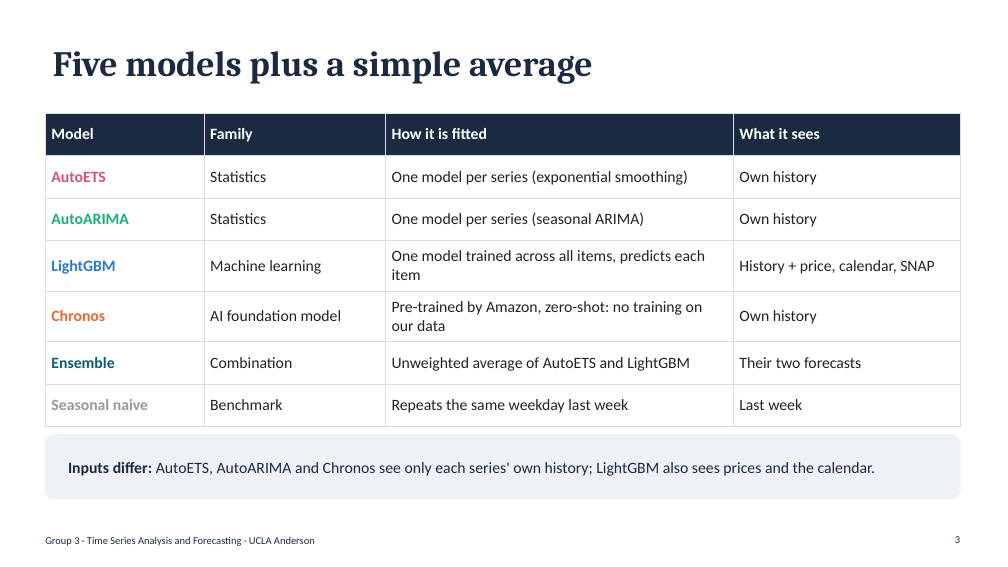
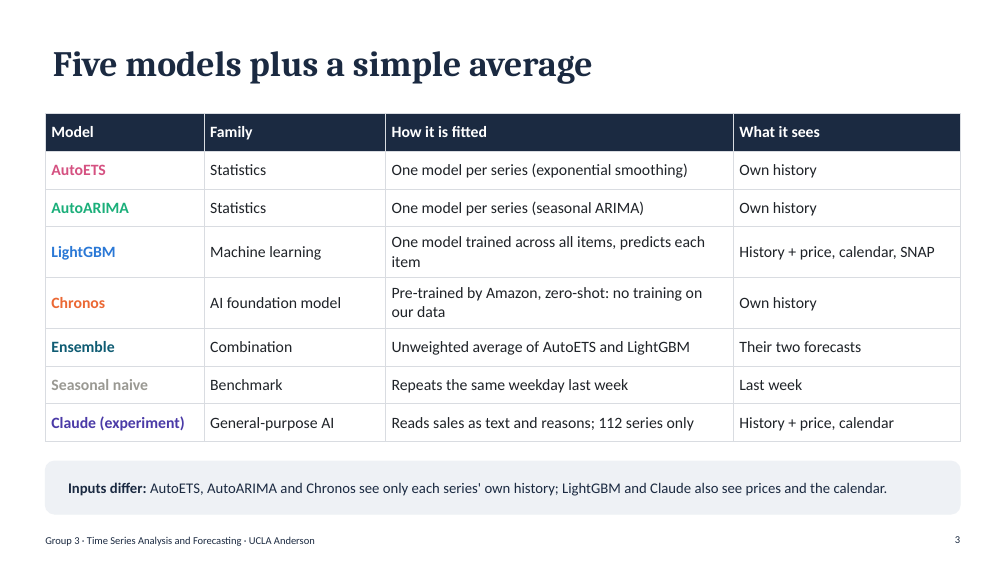
Before and after one commit to shihan-2002/m5-forecast-to-profit, a slide deck: slide 3 of presentation/Group3_Forecasting_Presentation.pptx. Drawn at 1008x567 pixels with LibreOffice and Linux fonts; fonts in the diff are those of the drawing. Boxes give left, top, right and bottom in pixels: in the first picture for what was removed or moved away, otherwise in the second. Text is boxed around its words. In the diff, an @@ line names an element or a change of style, - is before the commit and + after.

```diff
--- a/presentation/Group3_Forecasting_Presentation.pptx
+++ b/presentation/Group3_Forecasting_Presentation.pptx
@@ table at box(45, 113, 960, 435) @@
+row 8: Claude (experiment) | General-purpose AI | Reads sales as text and reasons; 112 series only | History + price, calendar
@@ rounded rectangle: place and size @@
-rounded rectangle at box(45, 435, 960, 499)
+rounded rectangle at box(45, 461, 960, 514)
@@ rounded rectangle at box(45, 461, 960, 514): proportions changed @@
@@ text at box(68, 482, 888, 496): text changed; size 15 to 14 pt @@
-Inputs differ: AutoETS, AutoARIMA and Chronos see only each series' own history; LightGBM also sees prices and the calendar.
+Inputs differ: AutoETS, AutoARIMA and Chronos see only each series' own history; LightGBM and Claude also see prices and the calendar.
```
Also in this commit, not shown: 1 other file.
